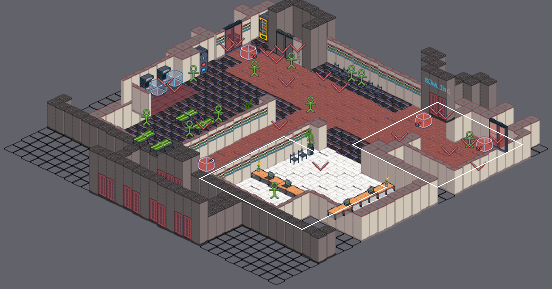
Tiled map -- scratch/floor1-atrium.tmx. Above, an overview of the earlier version with the close-up marked.
Close-up. Old version:
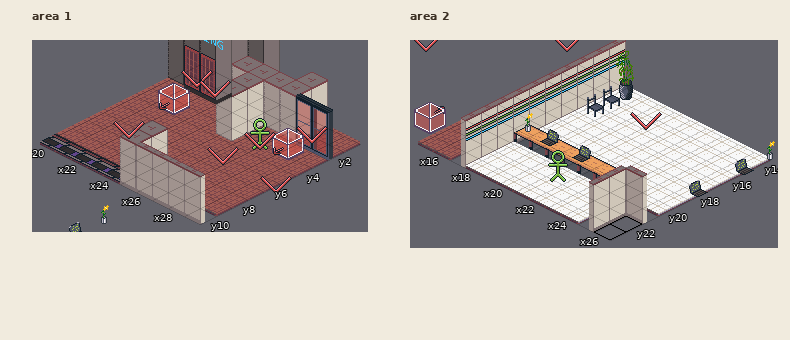
Cells are 32x16 px. Isometric: x runs down to the right, y down to the left. Shown: area 1 x 20..29, y 1..10; area 2 x 15..26, y 14..23.
And afterwards:
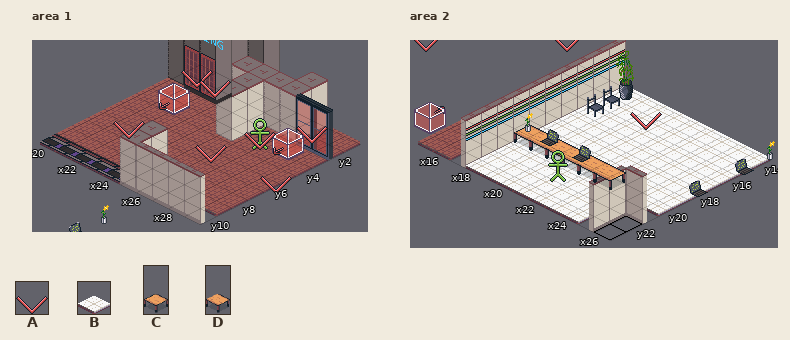
Key: from "control": A 1; from "floors": B 9; from "props": C 24, D 25.
_ is an empty cell.
Objects are placed by the point they stand on, in cells (3,4 is the top-left corner of cell 3,4); size is 1x1 cell unless given.
Changes in this commit:
Layer "Objects", area 1:
changed: A "MarkerPlayer" at 27,6.6 size 1x2 -> A "MarkerPlayer" at 26.5,6.8 size 1x2
Layer "Tiles", area 2:
y 20: x 18..23 CDDDDD -> BBBBBB
Layer "Tiles2", area 2:
y 20: x 18..23 ______ -> CDDDDD
Where, in picture pixels (left, top, right, bottom), the same in both close-ups:
changed: (195, 145, 239, 165)
changed: (514, 138, 626, 190)
